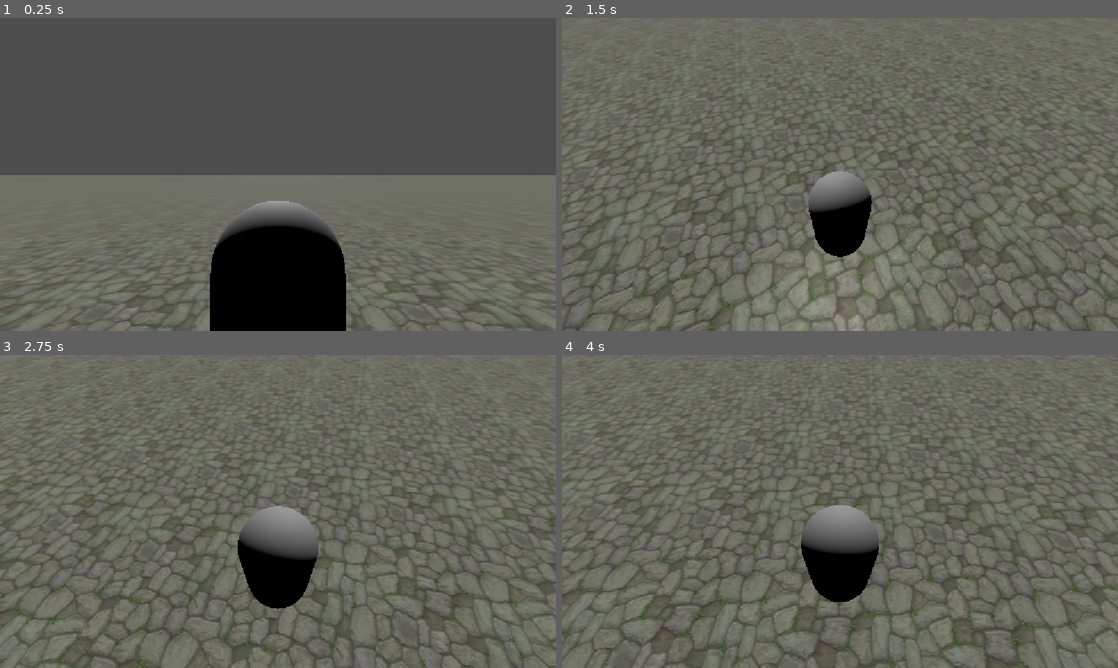
Above: before the commit, frames 1-4 (two rows, left to right).
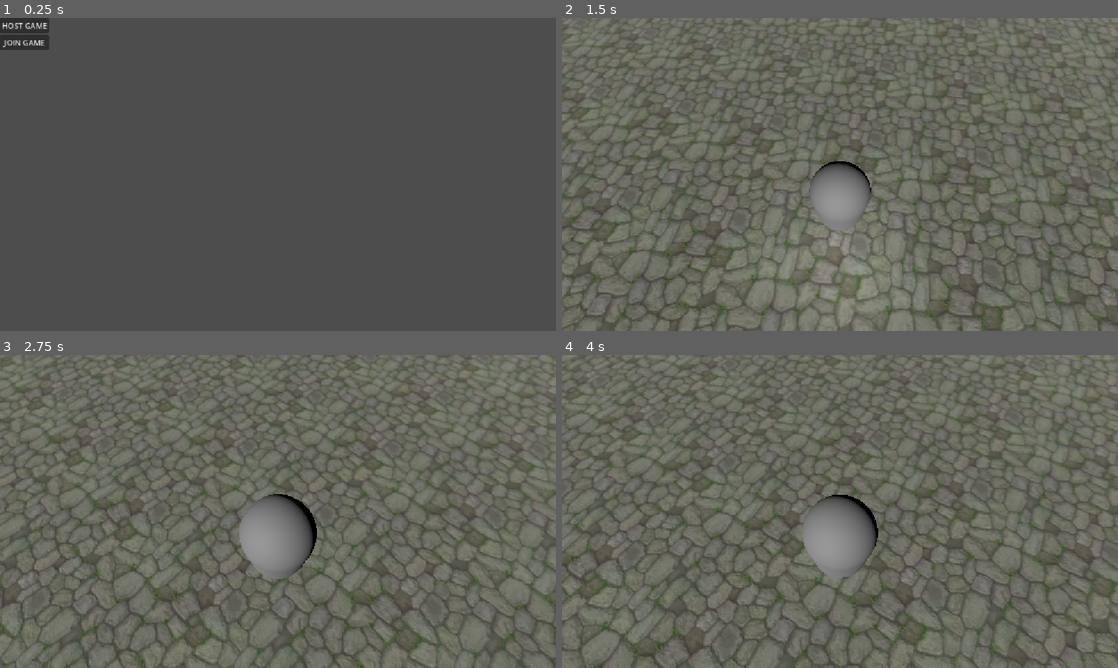
Above: after the commit, the same moments.

Repository: dylf/p2p4me
Game: Godot game, scene res://scenes/main.tscn
The game is run twice, just before and just after one commit, with the same random seed, the same clock (stepped at 60 frames per second) and the same inputs.
Inputs (mouse positions are in pixels of both pictures, inside the frame that each line leads up to):
- Up to frame 1 (0.25 s): no input
- Up to frame 2 (1.5 s): click (584, 24) at 0.5 s, where only the run after the commit has a clickable "HOST GAME"; tap Enter (ui_accept) at 1.25 s; move the mouse to (867, 174) at 1.27 s; hold W (move_forward) from 1.28 s (still down); hold Mouse wheel down (wheel_down) from 1.28 s (still down)
- Up to frame 3 (2.75 s): keep holding W (move_forward); tap Enter (ui_accept) at 1.52, 2.27 s; move the mouse to (250, 511) at 2.02 s; release Mouse wheel down (wheel_down) at 2.03 s; tap Mouse wheel up (wheel_up) at 2.1 s
- Up to frame 4 (4 s): keep holding W (move_forward); move the mouse to (851, 505) at 2.77 s; hold Mouse wheel down (wheel_down) 2.78-3.53 s; move the mouse to (834, 517) at 3.52 s; tap Mouse wheel up (wheel_up) at 3.6 s; tap Enter (ui_accept) at 3.77 s

The runs differ from the first frame. In frame 1, 43% of the frame differs, in the area x 0-100%, y 0-100%; in frame 2, 24%; in frame 3, 24%; in frame 4, 26%.

Commit message:
feat: basic multiplayer spawning

Diff:
--- a/project.godot
+++ b/project.godot
@@ -14,6 +14,11 @@
 run/main_scene="uid://dg42hhnsccctv"
 config/features=PackedStringArray("4.7", "GL Compatibility")
 config/icon="res://icon.svg"
+
+[autoload]
+
+NetworkManager="*uid://qyj546kw140x"
+GameState="*uid://b0j3tcxcmuf2q"
 
 [display]
 
@@ -56,11 +61,6 @@
 "events": [Object(InputEventMouseButton,"resource_local_to_scene":false,"resource_name":"","device":-1,"window_id":0,"a …(253 unchanged characters)…
 ]
 }
-toggle_mouse_capture={
-"deadzone": 0.2,
-"events": [Object(InputEventKey,"resource_local_to_scene":false,"resource_name":"","device":16,"window_id":0,"alt_pressed":false,"shift_pressed":false,"ctrl_pressed":false,"meta_pressed":false,"pressed":false,"keycode":0,"physical_keycode":4194305,"key_label":0,"unicode":0,"location":0,"echo":false,"script":null)
-]
-}
 
 [physics]
 
--- a/scenes/main.tscn
+++ b/scenes/main.tscn
@@ -1,14 +1,21 @@
 [gd_scene format=3 uid="uid://dg42hhnsccctv"]
 
 [ext_resource type="PackedScene" uid="uid://dd4tplt2ye7rh" path="res://scenes/player.tscn" id="1_0wfyh"]
+[ext_resource type="PackedScene" uid="uid://dk2v3j1k8srkq" path="res://scenes/menu.tscn" id="1_jyhfs"]
 [ext_resource type="PackedScene" uid="uid://jijqcewhuwtl" path="res://scenes/level.tscn" id="1_o5qli"]
+[ext_resource type="Script" uid="uid://b0iprm81unmk2" path="res://scripts/multiplayer_spawner.gd" id="4_jyhfs"]
 
 [node name="Main" type="Node" unique_id=1588644929]
 
-[node name="Player" parent="." unique_id=2117680931 instance=ExtResource("1_0wfyh")]
-transform = Transform3D(1, 0, 0, 0, 1, 0, 0, 0, 1, 0, 0.8937156, 0)
+[node name="Menu" parent="." unique_id=630630856 instance=ExtResource("1_jyhfs")]
 
 [node name="Level" parent="." unique_id=1413592913 instance=ExtResource("1_o5qli")]
 
 [node name="AreaLight3D" type="AreaLight3D" parent="." unique_id=1814823673]
 transform = Transform3D(1, 0, 0, 0, 0.0863765, 0.9962626, 0, -0.9962626, 0.08637651, 0, 0.9514833, 0)
+
+[node name="MultiplayerSpawner" type="MultiplayerSpawner" parent="." unique_id=1854688604]
+_spawnable_scenes = PackedStringArray("uid://dd4tplt2ye7rh")
+spawn_path = NodePath("..")
+script = ExtResource("4_jyhfs")
+network_player = ExtResource("1_0wfyh")
--- /dev/null
+++ b/scenes/menu.tscn
@@ -0,0 +1,28 @@
+[gd_scene format=3 uid="uid://dk2v3j1k8srkq"]
+
+[ext_resource type="Script" uid="uid://dj8sjsrxr1wlb" path="res://scripts/menu.gd" id="1_yqeox"]
+
+[node name="Menu" type="Control" unique_id=630630856]
+layout_mode = 3
+anchors_preset = 15
+anchor_right = 1.0
+anchor_bottom = 1.0
+grow_horizontal = 2
+grow_vertical = 2
+script = ExtResource("1_yqeox")
+
+[node name="VBoxContainer" type="VBoxContainer" parent="." unique_id=104400918]
+layout_mode = 0
+offset_right = 40.0
+offset_bottom = 40.0
+
+[node name="Host" type="Button" parent="VBoxContainer" unique_id=688670259]
+layout_mode = 2
+text = "HOST GAME"
+
+[node name="Join" type="Button" parent="VBoxContainer" unique_id=1206013988]
+layout_mode = 2
+text = "JOIN GAME"
+
+[connection signal="pressed" from="VBoxContainer/Host" to="." method="_on_host_pressed"]
+[connection signal="pressed" from="VBoxContainer/Join" to="." method="_on_join_pressed"]
--- a/scenes/player.tscn
+++ b/scenes/player.tscn
@@ -3,6 +3,11 @@
 [ext_resource type="Script" uid="uid://dgwbh2udg3x33" path="res://scripts/player.gd" id="1_3vyb7"]
 [ext_resource type="Script" uid="uid://cbnk8pr2agx5j" path="res://scripts/camera_3d.gd" id="2_g2els"]
 [ext_resource type="Script" uid="uid://bw3wydl3pfgsv" path="res://scripts/spring_arm_pivot.gd" id="2_qhqgy"]
+
+[sub_resource type="SceneReplicationConfig" id="SceneReplicationConfig_qhqgy"]
+properties/0/path = NodePath(".:position")
+properties/0/spawn = true
+properties/0/replication_mode = 1
 
 [sub_resource type="CapsuleShape3D" id="CapsuleShape3D_6sj1v"]
 
@@ -13,6 +18,9 @@
 [node name="Player" type="CharacterBody3D" unique_id=2117680931 node_paths=PackedStringArray("camera")]
 script = ExtResource("1_3vyb7")
 camera = NodePath("SpringArmPivot/Camera3D")
+
+[node name="MultiplayerSynchronizer" type="MultiplayerSynchronizer" parent="." unique_id=114252508]
+replication_config = SubResource("SceneReplicationConfig_qhqgy")
 
 [node name="CollisionShape3D" type="CollisionShape3D" parent="." unique_id=957421443]
 shape = SubResource("CapsuleShape3D_6sj1v")
--- /dev/null
+++ b/scripts/game_state.gd
@@ -0,0 +1,3 @@
+extends Node
+
+var in_menu: bool = true
--- /dev/null
+++ b/scripts/menu.gd
@@ -0,0 +1,29 @@
+extends Control
+
+func _ready() -> void:
+	show_menu()
+
+func _input(event) -> void:
+	if event.is_action_pressed("ui_cancel"):
+		if visible:
+			start_game()
+		else:
+			show_menu()
+
+func _on_join_pressed() -> void:
+	NetworkManager.start_client()
+	start_game()
+
+func _on_host_pressed() -> void:
+	NetworkManager.start_server()
+	start_game()
+
+func show_menu() -> void:
+	show()
+	GameState.in_menu = true
+	Input.set_mouse_mode(Input.MOUSE_MODE_VISIBLE)
+
+func start_game() -> void:
+	hide()
+	GameState.in_menu = false
+	Input.set_mouse_mode(Input.MOUSE_MODE_CAPTURED)
--- /dev/null
+++ b/scripts/multiplayer_spawner.gd
@@ -0,0 +1,18 @@
+extends MultiplayerSpawner
+
+@export var network_player: PackedScene
+
+func _ready() -> void:
+	multiplayer.peer_connected.connect(spawn_player)
+	NetworkManager.server_started.connect(spawn_host)
+
+func spawn_player(id: int) -> void:
+	if !multiplayer.is_server(): return
+
+	var player: Node = network_player.instantiate()
+	player.name = str(id)
+
+	get_node(spawn_path).call_deferred("add_child", player)
+
+func spawn_host() -> void:
+	spawn_player(1)
--- /dev/null
+++ b/scripts/network_manager.gd
@@ -0,0 +1,19 @@
+extends Node
+
+signal server_started
+
+const IP_ADDRESS: String = "localhost"
+const PORT = 56767
+
+var peer: ENetMultiplayerPeer
+
+func start_server() -> void:
+	peer = ENetMultiplayerPeer.new()
+	peer.create_server(PORT)
+	multiplayer.multiplayer_peer = peer
+	server_started.emit()
+
+func start_client() -> void:
+	peer = ENetMultiplayerPeer.new()
+	peer.create_client(IP_ADDRESS, PORT)
+	multiplayer.multiplayer_peer = peer
--- a/scripts/player.gd
+++ b/scripts/player.gd
@@ -5,7 +5,14 @@
 const JUMP_VELOCITY = 4.5
 @export var camera: Camera3D
 
+func _enter_tree() -> void:
+	set_multiplayer_authority(name.to_int())
+
 func _physics_process(delta: float) -> void:
+	if !is_multiplayer_authority(): return
+
+	if GameState.in_menu: return
+
 	# Add the gravity.
 	if not is_on_floor():
 		velocity += get_gravity() * delta
--- a/scripts/spring_arm_pivot.gd
+++ b/scripts/spring_arm_pivot.gd
@@ -6,11 +6,9 @@
 
 @onready var spring_arm := $SpringArm3D
 
-
-func _ready() -> void:
-	Input.set_mouse_mode(Input.MOUSE_MODE_CAPTURED)
-
 func _unhandled_input(event: InputEvent) -> void:
+	if GameState.in_menu:
+		return
 	if event is InputEventMouseMotion and Input.mouse_mode == Input.MOUSE_MODE_CAPTURED:
 		rotation.y -= event.relative.x * mouse_sensitivity
 		rotation.y = wrapf(rotation.y, 0.0, TAU)
@@ -21,13 +19,3 @@
 		spring_arm.spring_length -= 1
 	if event.is_action_pressed("wheel_down"):
 		spring_arm.spring_length +=1
-
-	if event.is_action_pressed("toggle_mouse_capture"):
-		if Input.mouse_mode == Input.MOUSE_MODE_CAPTURED:
-			Input.set_mouse_mode(Input.MOUSE_MODE_VISIBLE)
-		else:
-			Input.set_mouse_mode(Input.MOUSE_MODE_CAPTURED)
-
-
-func _process(delta: float) -> void:
-	pass
Not shown, added: scripts/game_state.gd.uid
Not shown, added: scripts/menu.gd.uid
Not shown, added: scripts/multiplayer_spawner.gd.uid
Not shown, added: scripts/network_manager.gd.uid
